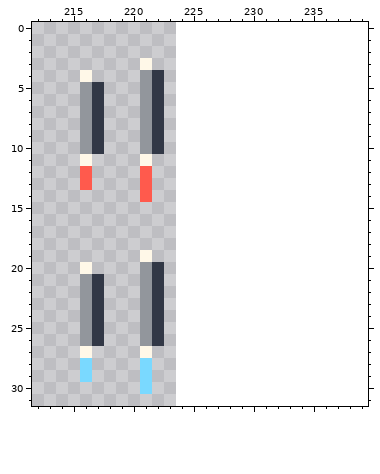
Two versions of one pixel-art file, assets/sources/ui/upgrade_miniatures.aseprite. That is the earlier state.
224x32 pixels, 1 frame. Shown: x 212..239, y 0..31. The old version is drawn lined up with the new one, on the new canvas.
Now the later version:
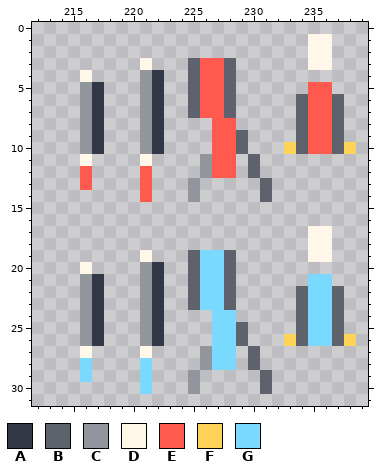
Palette (. is transparent): A #323846  B #5d626d  C #92969c  D #fff8e8  E #ff5a4d  F #ffd35a  G #7ad9ff
Edits made:
canvas 224x32 -> 240x32
There is now colour B in rows 3 to 5 at x 225 and 228; in rows 6 to 7 at x 225, 228, 234 and 237; in row 8 at x 234 and 237; in rows 9 to 10 at x 229, 234 and 237; in rows 11 to 12 at x 230; in rows 13 to 14 at x 231.
There is now colour B in rows 19 to 21 at x 225 and 228; in rows 22 to 23 at x 225, 228, 234 and 237; in row 24 at x 234 and 237; in rows 25 to 26 at x 229, 234 and 237; in rows 27 to 28 at x 230; in rows 29 to 30 at x 231.
There is now colour C in rows 11 to 12 at x 226; in rows 13 to 14 at x 225; in rows 27 to 28 at x 226; in rows 29 to 30 at x 225.
There is now colour D in rows 1 to 3 at x 235 to 236; in rows 17 to 19 at x 235 to 236.
There is now colour E in rows 3 to 4 at x 226 to 227; in rows 5 to 7 at x 226 to 227 and 235 to 236; in rows 8 to 10 at x 227 to 228 and 235 to 236; in rows 11 to 12 at x 227 to 228.
There is now colour F in row 10 at x 233 and 238; in row 26 at x 233 and 238.
There is now colour G in rows 19 to 20 at x 226 to 227; in rows 21 to 23 at x 226 to 227 and 235 to 236; in rows 24 to 26 at x 227 to 228 and 235 to 236; in rows 27 to 28 at x 227 to 228.
